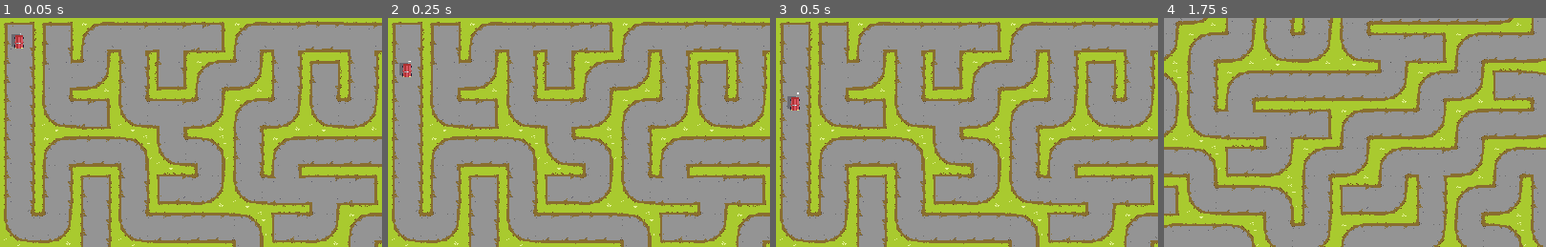
Above: before the commit, frames 1-4 (left to right).
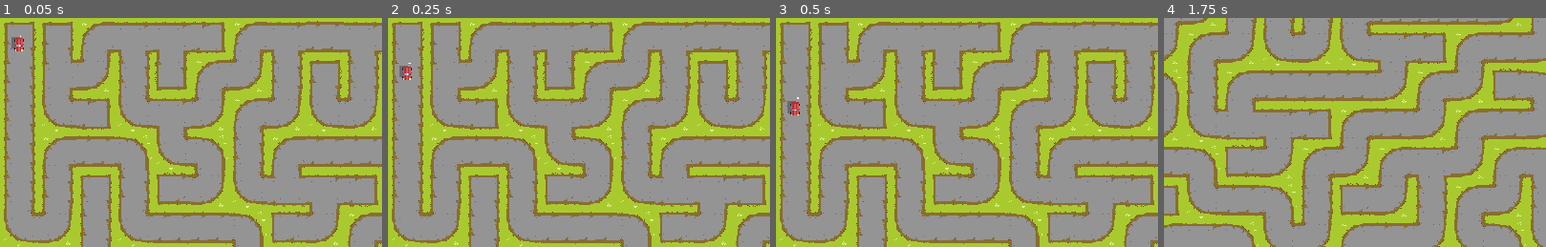
Above: after the commit, the same moments.

Repository: Yemm-Ps1/VideoGam
Game: Godot game, scene res://Maze.tscn
The game is run twice, just before and just after one commit, with the same random seed, the same clock (stepped at 60 frames per second) and the same inputs.
Inputs (mouse positions are % of the whole screen's width and height, from its top left):
- Up to frame 1 (0.05 s): no input
- Up to frame 2 (0.25 s): no input
- Up to frame 3 (0.5 s): no input
- Up to frame 4 (1.75 s): tap Enter (ui_accept) at 0.5, 0.77 s; move the mouse to (72, 45) at 0.52 s; hold Ctrl (modifier) 0.53-1.25 s; click (72, 45) at 0.67 s; drag from (30, 55) to (2, 41) at 1.27 s
The pictures show only the part of the screen within x 0-50%, y 0-50%; the shares and areas given below are measured in that part.

The runs differ from the first frame. In frame 1, 0.1% of the frame differs, in the area x 3-7%, y 6-15%; in frame 2, 0.1%; in frame 3, 0.2%, in the area x 3-7%, y 32-43%; in frame 4, nothing differs.

Commit message:
Following span tree

Diff:
--- a/Camera2D.gd
+++ b/Camera2D.gd
@@ -21,13 +21,11 @@
 
 func _unhandled_input(event):
 	if event is InputEventMouseButton && event.button_index == BUTTON_LEFT:
-		get_tree().set_input_as_handled()
 		if event.is_pressed():
 			_moveCamera = true
 		else:
 			_moveCamera = false
 	elif event is InputEventMouseMotion && _moveCamera:
-		get_tree().set_input_as_handled()
 		var next_pos = position + event.relative * zoom.x * -1
 		position = next_pos
 		print(global_position)
--- a/Maze.gd
+++ b/Maze.gd
@@ -7,7 +7,6 @@
 
 onready var Map = $TileMap
 
-export var erase_fraction = 1
 
 var tile_size = 64
 var width = 20
@@ -17,8 +16,8 @@
 export var zoom = 0.1
 export var DEBUG_CLICK = false
 
-
-
+var tree_gen = preload("res://util/TreeGen.gd").new()
+var grid_util = preload("res://util/GridUtil.gd").new()
 
 signal continue_signal
 
@@ -35,6 +34,7 @@
 
 
 func _ready():
+
 	$Camera2D.zoom = Vector2(1,1)
 	$Camera2D.position = Map.map_to_world(Vector2(width/2, height/2))
 	#OS.set_window_size(Vector2((width * tile_size), (height * tile_size)))
@@ -87,24 +87,30 @@
 	return list
 
 
+
+var tiles = []
+
 func make_maze():
 	var unvisited = []
 	var stack = []
 	# Fill the map with solid tiles
 	Map.clear()
-	for x in range(width):
-		for y in range (height):
+	for y in range(height):
+		var next_row = []
+		for x in range (width):
+			next_row.append(-1)
 			unvisited.append(Vector2(x,y))
 			Map.set_cellv(Vector2(x,y), N|E|S|W) # Makes all the Cells blank, equal to tile 15
+		tiles.append(next_row)
 	var current = Vector2.ZERO
 
 	unvisited.erase(current)
 
+
 	# Al gore rythm (Recursive backtracker)
 	while unvisited:
 
-		if(DEBUG_CLICK):
-			yield(self, "continue_signal")
+
 		var neighbors = check_neighbors(current, unvisited) # Gets all unvisited neighbors.
 		if neighbors.size() > 0: # If there is an unvisited neighbour.
 			var next = neighbors[randi() % neighbors.size()] # Randomly choose one of the potential neighbours.
@@ -113,8 +119,12 @@
 			var dir = next - current # Finds the direction of the selected neighbour.
 			var current_walls = Map.get_cellv(current) - cell_walls[dir] # Makes current_walls equal to the current cell minus the direction AKA the new cell.
 			var next_walls = Map.get_cellv(next) - cell_walls[-dir]
+
 			Map.set_cellv(current, current_walls)
 			Map.set_cellv(next, next_walls)
+			# TODO: Better way?
+			tiles[current.y][current.x] = current_walls
+			tiles[next.y][next.x] = next_walls
 			current = next
 			unvisited.erase(current)
 			#yield(get_tree(), 'idle_frame')
@@ -122,21 +132,13 @@
 		elif stack:
 			current = stack.pop_back()
 		$Player.tree.append(current)
-
-	#erase_walls()
-
-func erase_walls():
-	for i in range(int(width * height * erase_fraction)):
 		if(DEBUG_CLICK):
 			yield(self, "continue_signal")
-		var x = int(rand_range(1, width-1))
-		var y = int(rand_range(1, height-1))
-		var cell = Vector2(x, y)
-
-		var neighbor = cell_walls.keys()[randi() % cell_walls.size()]
-
-		if Map.get_cellv(cell) & cell_walls[neighbor]:
-			var walls = Map.get_cellv(cell) - cell_walls[neighbor]
-			var n_walls = Map.get_cellv(cell + neighbor) - cell_walls[-neighbor]
-			Map.set_cellv(cell, walls)
-			Map.set_cellv(cell + neighbor, n_walls)
+	#print(tiles)
+	$Player.grid = tiles
+	#print(tiles)
+	#print(grid_util.validate(tiles))
+	#print(grid_util.is_choice(tiles, 1, 1))
+	var span_tree = tree_gen.get_spanning_tree(tiles, 0, 0)
+	#print(span_tree)
+	#print(span_tree[[1,1]])
--- a/Maze.tscn
+++ b/Maze.tscn
@@ -7,7 +7,6 @@
 
 [node name="Maze" type="Node2D"]
 script = ExtResource( 2 )
-erase_fraction = 0
 
 [node name="Camera2D" type="Camera2D" parent="."]
 current = true
@@ -20,3 +19,4 @@
 format = 1
 
 [node name="Player" parent="." instance=ExtResource( 3 )]
+[connection signal="continue_signal" from="." to="Player" method="_on_Maze_continue_signal"]
--- a/Player.gd
+++ b/Player.gd
@@ -1,43 +1,97 @@
 extends Area2D
 
+var tree_gen = preload("res://util/TreeGen.gd").new()
+var grid_util = preload("res://util/GridUtil.gd").new()
+
+export var speed = 4
+
 var tree = [Vector2.ZERO]
+var next = Vector2.ZERO
+var grid = []
+
 var tile_size = 64
+
+
+
+var update = true
+var velocity = Vector2.ZERO
+var direction
+var i = 0
+
+
+	#print(grid_util.validate(tiles))
+	#print(grid_util.is_choice(tiles, 0, 0))
+	#var span_tree = tree_gen.get_spanning_tree(tiles, 0, 0)
+	#print(span_tree[[1,1]])
+
+
+var span_tree
+
 
 func _ready():
 	position = position.snapped(Vector2.ONE * tile_size)
 	position += Vector2.ONE * tile_size/2
 
-var update = true
-var velocity
-var direction
-var i = 0
-export var speed = 4
 
+
+#func _on_Maze_continue_signal():
 func _process(delta):
-	var player_pos = _translatedPos(position)
-	if _movedTo(player_pos, tree[i]):
-		i+= 1
-		direction = player_pos.direction_to(tree[i])
-		velocity = direction*speed
-		_setDirection(direction)
-		return
-	elif i+1 == tree.size():
-		print("END")
-		return
+	span_tree = tree_gen.get_spanning_tree(grid, 0, 0)
+	var pos = _translated_pos()
+	#print(span_tree[[pos.y, pos.x]])
+
+	if _moved_to(pos, next):
+		print("Currently at: ", pos)
+		next = _translated_tree(span_tree[[int(pos.x), int(pos.y)]])
+		direction = pos.direction_to(next)
+		velocity = direction * speed
+		_set_direction(direction)
 	position += velocity
 
-
-func _translatedPos(pos):
-	var translatedPos = (pos / tile_size) - Vector2(0.5, 0.5)
-	return translatedPos
+	randomize()
 
 
-func _movedTo(current_pos, desired_pos):
+var rng = RandomNumberGenerator.new()
+
+func _translated_tree(tree):
+	print("Heading Towards: ", tree)
+	if tree.size() == 1:
+		return Vector2(tree[0][0], tree[0][1])
+	else:
+		print("Choice time")
+		#return Vector2.ZERO
+		var rando = rng.randi_range(0,1)
+		print(rando)
+		return Vector2(tree[rando][0], tree[rando][1])
+
+
+	#print(Vector2(span_tree[[0,0]][0][0]))
+#func _process(delta):
+#	var player_pos = _translated_pos(position)
+#	if _moved_to(player_pos, tree[i]):
+#		i+= 1
+#		direction = player_pos.direction_to(tree[i])
+#		velocity = direction*speed
+#		_set_direction(direction)
+#		return
+#	elif i+1 == tree.size():
+#		print("END")
+#		return
+#	position += velocity
+
+
+
+func _translated_pos():
+	var translated_pos = (position / tile_size) - Vector2(0.5, 0.5)
+	return translated_pos
+
+
+func _moved_to(current_pos, desired_pos):
 	if current_pos == desired_pos:
 		return true
 	else: return false
 
-func _setDirection(dir):
+func _set_direction(dir):
 	match dir:
 		Vector2.UP:
 			rotation_degrees = 180
